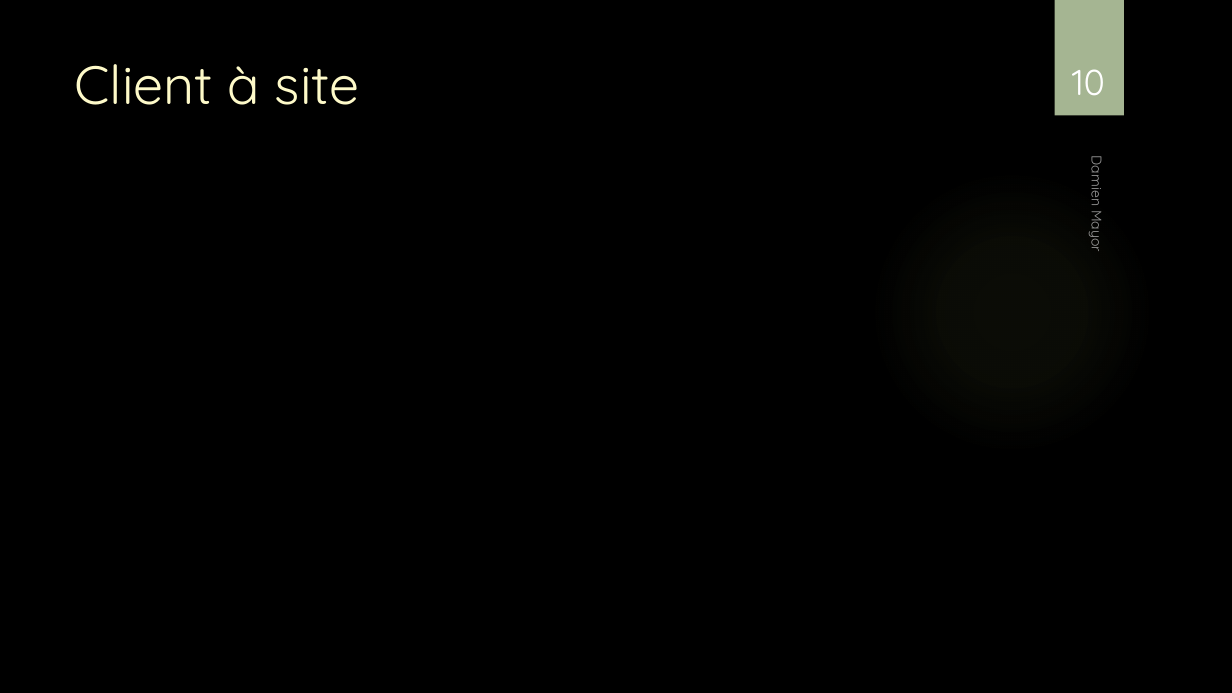
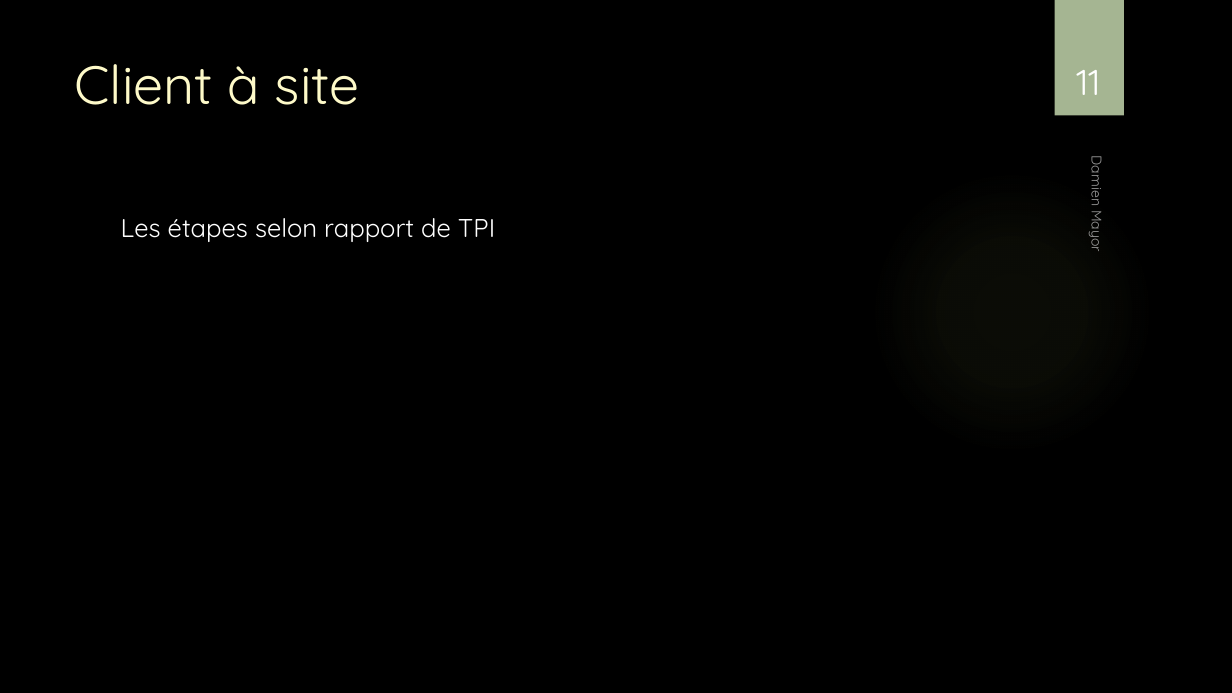
Before and after one commit to damienmayor/TPI, a slide deck: slide 11 of Présentation/Présentation TPI DMA.pptx (slide 10 before the commit). Drawn at 1232x693 pixels with LibreOffice and Linux fonts; fonts in the diff are those of the drawing; background and template pictures are left out. Boxes give left, top, right and bottom in pixels: in the first picture for what was removed or moved away, otherwise in the second. Text is boxed around its words. In the diff, an @@ line names an element or a change of style, - is before the commit and + after.

```diff
--- a/Présentation/Présentation TPI DMA.pptx
+++ b/Présentation/Présentation TPI DMA.pptx
@@ page number at (1076,70,1100,95): text changed @@
-10
+11
@@ text added at (121,218,495,242), 20 pt, text #FFFFFF @@
+Les étapes selon rapport de TPI
```
Also in this commit, not shown: 7 other slides changed, 1 slide added.
